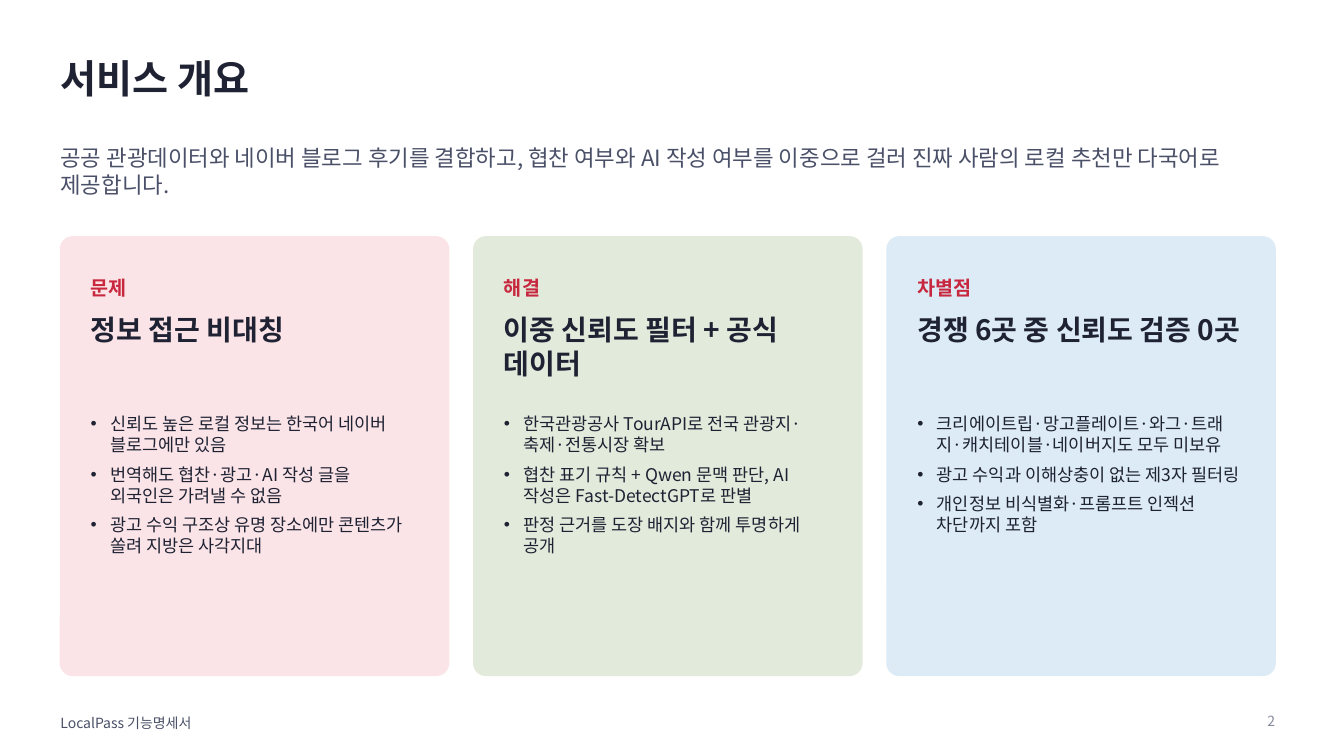
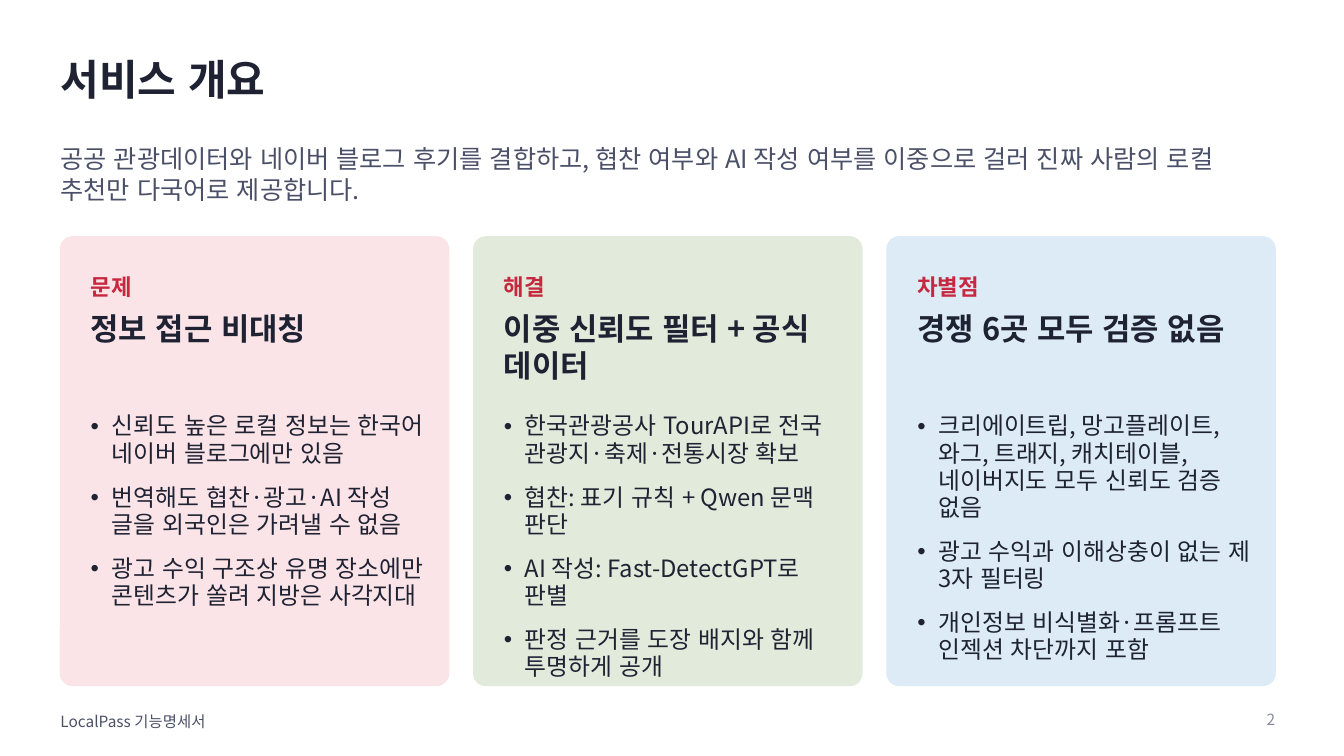
Before and after one commit to 55wind/localpass, a slide deck: slide 2 of docs/LocalPass_기능명세서.pptx. Drawn at 1344x756 pixels with LibreOffice and Linux fonts; fonts in the diff are those of the drawing. Boxes give left, top, right and bottom in pixels: in the first picture for what was removed or moved away, otherwise in the second. Text is boxed around its words. In the diff, an @@ line names an element or a change of style, - is before the commit and + after.

```diff
--- a/docs/LocalPass_기능명세서.pptx
+++ b/docs/LocalPass_기능명세서.pptx
@@ title "서비스 개요" at (x1=60, y1=59, x2=265, y2=99): size 28 to 30 pt @@
@@ text "공공 관광데이터와 네이버 블로그 후기를 ..." at (x1=60, y1=147, x2=1213, y2=201): size 16 to 18 pt @@
@@ rounded rectangle resized from (x1=60, y1=237, x2=449, y2=676) to (x1=60, y1=237, x2=449, y2=686) @@
@@ rounded rectangle resized from (x1=474, y1=237, x2=862, y2=676) to (x1=474, y1=237, x2=862, y2=686) @@
@@ rounded rectangle resized from (x1=887, y1=237, x2=1275, y2=676) to (x1=887, y1=237, x2=1275, y2=686) @@
@@ size 14 to 16 pt in 3 elements at (x1=91, y1=276, x2=132, y2=297), (x1=504, y1=276, x2=545, y2=297), (x1=917, y1=276, x2=979, y2=297) @@
@@ text "정보 접근 비대칭" at (x1=91, y1=314, x2=306, y2=343): size 20 to 22 pt @@
@@ text "이중 신뢰도 필터 + 공식 ..." at (x1=504, y1=314, x2=810, y2=380): size 20 to 22 pt @@
@@ text at (x1=917, y1=314, x2=1225, y2=343): text changed; size 20 to 22 pt @@
-경쟁 6곳 중 신뢰도 검증 0곳
+경쟁 6곳 모두 검증 없음
@@ text "신뢰도 높은 로컬 정보는 한국어 ..." at (x1=112, y1=414, x2=424, y2=606): size 12.5 to 17 pt; indent changed; line spacing 1 to 0.95; more space between paragraphs @@
@@ text at (x1=525, y1=414, x2=823, y2=677): size 12.5 to 17 pt in "한국관광공사 TourAPI로 전국 관광지·축제·전통시장 확보", "판정 근거를 도장 배지와 함께 투명하게 공개"; indent changed; line spacing 1 to 0.95; more space between paragraphs @@
@@ text at (x1=938, y1=414, x2=1222, y2=518): text changed; size 12.5 to 17 pt @@
-• 크리에이트립·망고플레이트·와그·트래지·캐치테이블·네이버지도 모두 미보유
+• 크리에이트립, 망고플레이트, 와그, 트래지, 캐치테이블, 네이버지도 모두 신뢰도 검증 없음
@@ text at (x1=525, y1=486, x2=814, y2=606): text changed; size 12.5 to 17 pt @@
-• 협찬 표기 규칙 + Qwen 문맥 판단, AI 작성은 Fast-DetectGPT로 판별
+• 협찬: 표기 규칙 + Qwen 문맥 판단
+• AI 작성: Fast-DetectGPT로 판별
@@ text at (x1=938, y1=540, x2=1250, y2=660): size 12.5 to 17 pt in "광고 수익과 이해상충이 없는 제3자 필터링", "개인정보 비식별화·프롬프트 인젝션 차단까지 포함"; indent changed; line spacing 1 to 0.95; more space between paragraphs @@
@@ text "LocalPass 기능명세서" at (x1=60, y1=714, x2=205, y2=728): size 10 to 11 pt @@
@@ page number at (x1=1267, y1=713, x2=1276, y2=725): size 10 to 11 pt @@
```
Also in this commit, not shown: 25 other slides changed, 2 other files.
